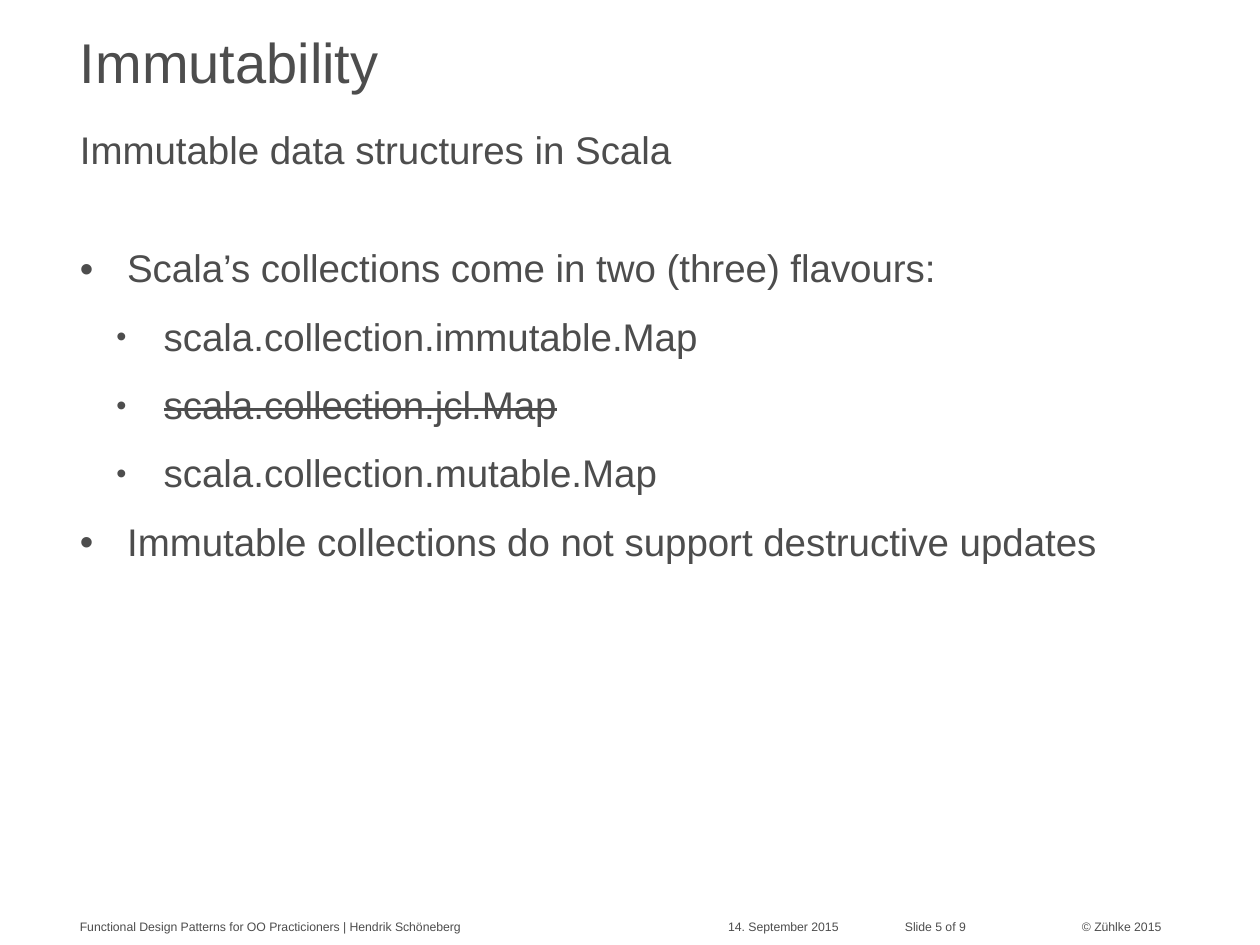
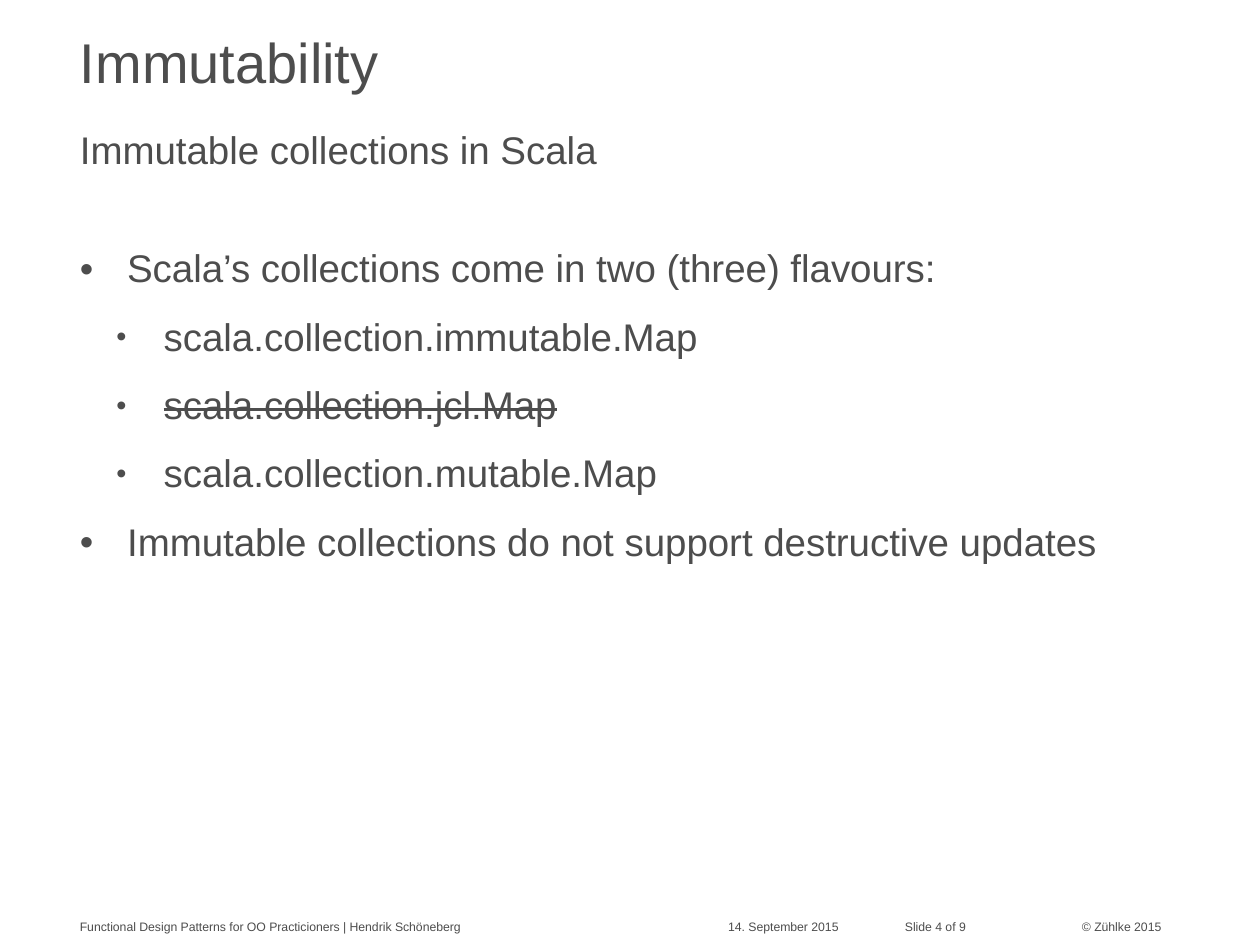
Before and after one commit to aax/zdays-fp-patterns, a slide deck: slide 4 of hesc_slides.pptx (slide 5 before the commit). Drawn at 1260x945 pixels with LibreOffice and Linux fonts; fonts in the diff are those of the drawing; background and template pictures are left out. Boxes give left, top, right and bottom in pixels: in the first picture for what was removed or moved away, otherwise in the second. Text is boxed around its words. In the diff, an @@ line names an element or a change of style, - is before the commit and + after.

```diff
--- a/hesc_slides.pptx
+++ b/hesc_slides.pptx
@@ text at [80, 136, 596, 165]: text changed @@
-Immutable data structures in Scala
+Immutable collections in Scala
@@ text at [905, 922, 966, 931]: text changed @@
-Slide 5 of 9
+Slide 4 of 9
```
Also in this commit, not shown: 5 other slides changed, 5 other files.
